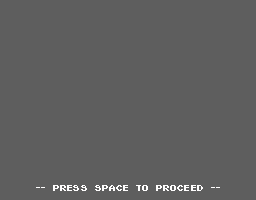
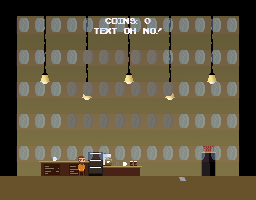
Revision of a layered w=256, h=200 image; what changed, layer by layer:
added layer "COINS copy 2" (38%) above "-- Press Space to Proceed --" over [16, 18, 240, 162]
hid "-- Press Space to Proceed --" over [36, 185, 220, 191]
added layer "Layer 36" above "Layer 18" over [0, 0, 256, 200]
